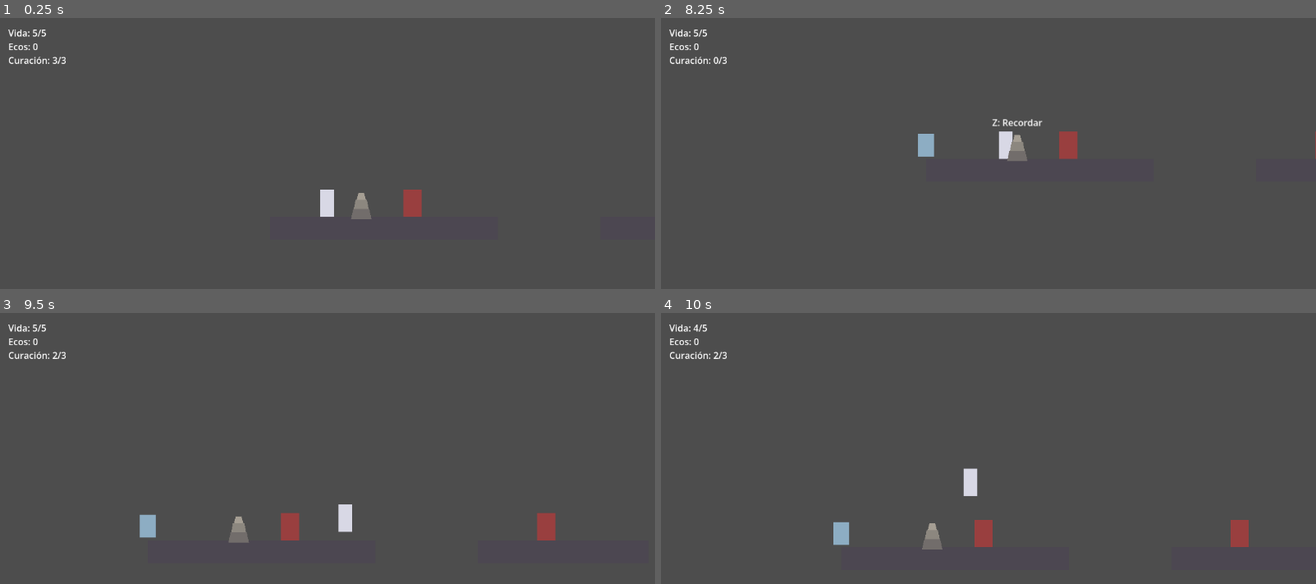
Above: before the commit, frames 1-4 (two rows, left to right).
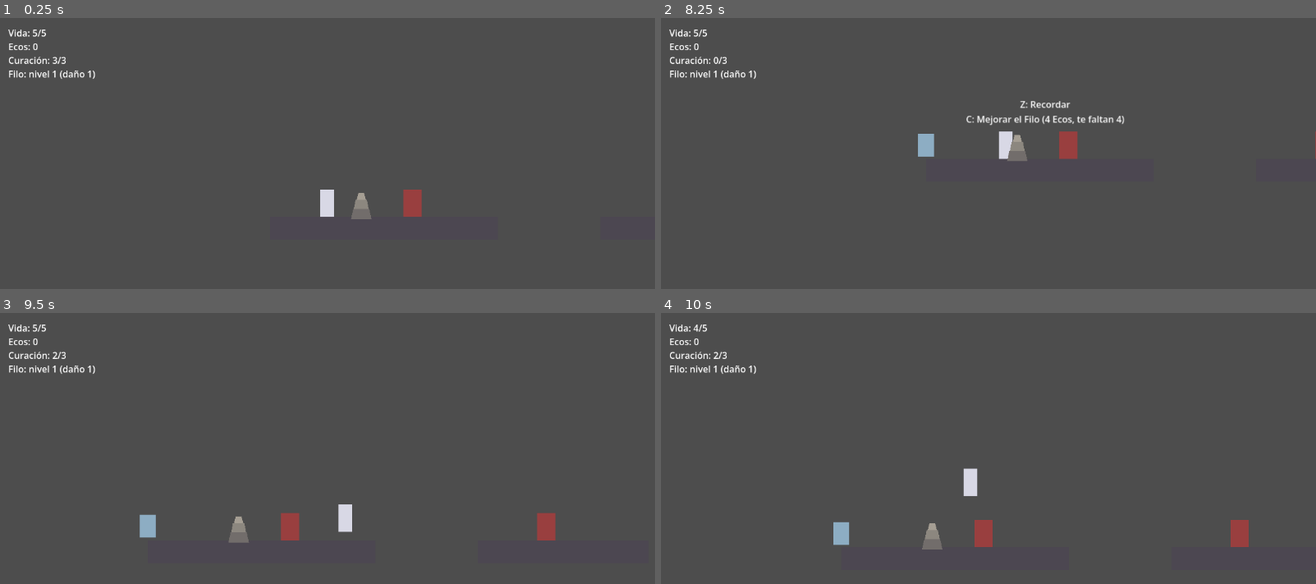
Above: after the commit, the same moments.

Repository: fcorguez92/desmemoria
Game: Godot game, scene res://game/levels/test_level.tscn
Two runs of this game, one before a commit and one after it. Both use one fixed random seed, a clock stepped at 60 frames per second and the inputs below.
Inputs:
- Up to frame 1 (0.25 s): no input
- Up to frame 2 (8.25 s): tap Enter (ui_accept) at 0.5, 0.77, 1.52, 3.02, 3.77, 4.52, 6.02, 6.77, 7.52 s; hold Right (ui_right) 0.53-2.03 s; tap H (heal) at 0.6, 1.55, 3.05, 3.6, 4.55, 5.1, 6.05, 7.55, 8.1 s; tap Z (interact) at 0.8, 1.35, 2.3, 3.8, 4.35, 5.3, 5.85, 6.8 s; hold Left (ui_left) 2.03-2.78 s; tap X (attack) at 2.1, 6.6 s; hold Right (ui_right) 2.78-4.28 s; tap Shift (dash) at 2.85, 7.35 s; hold Left (ui_left) 4.28-5.03 s; hold Right (ui_right) 5.03-5.78 s; hold Left (ui_left) 5.78-7.28 s; hold Right (ui_right) from 7.28 s (still down)
- Up to frame 3 (9.5 s): keep holding Right (ui_right); tap Z (interact) at 8.3, 8.85 s; tap Enter (ui_accept) at 9.02 s; tap H (heal) at 9.05 s
- Up to frame 4 (10 s): release Right (ui_right) at 9.53 s; hold Left (ui_left) from 9.53 s (still down); tap H (heal) at 9.6 s; tap Enter (ui_accept) at 9.77 s; tap Z (interact) at 9.8 s

The runs differ from the first frame. In frame 1, 0.2% of the frame differs, in the area x 1-15%, y 19-23%; in frame 2, 0.7%, in the area x 1-71%, y 19-40%; in frame 3, 0.2%; in frame 4, 0.2%.

Commit message:
Add weapon upgrades: spend Echoes at an Anchor to raise the Edge's damage.
TieredUpgrade (core) models levels with a cost and a value each. The
player charges the cost and applies the level's damage to the melee
attack; the game's Memory Anchor now inherits Checkpoint to offer the
upgrade with the C key and show its cost. Five levels (damage 1 to 5,
costs 4, 8, 14, 22), permanent across deaths. Adds an HUD line for the
weapon level and 14 smoke test checks (55 total). Docs, decision log and
CLAUDE.md (Spanish-from-Spain convention, local-only commits) updated.

Co-Authored-By: Claude Sonnet 5 <noreply@anthropic.com>

Diff:
--- /dev/null
+++ b/core/components/tiered_upgrade.gd
@@ -0,0 +1,41 @@
+class_name TieredUpgrade
+extends Node
+## Mejora por niveles: cada subida cuesta una cantidad y da un valor nuevo
+## (daño de un arma, vida máxima, alcance...).
+##
+## `values[0]` es el valor del nivel 0. `costs[i]` es lo que cuesta pasar del
+## nivel `i` al `i + 1`, así que `costs.size()` debe ser `values.size() - 1`.
+## No gestiona la moneda: el dueño comprueba si hay saldo y cobra.
+
+signal changed
+
+@export var values: PackedInt32Array = PackedInt32Array([1, 2, 3])
+@export var costs: PackedInt32Array = PackedInt32Array([5, 10])
+
+var level: int = 0
+
+
+func _ready() -> void:
+	assert(values.size() == costs.size() + 1, "TieredUpgrade: values debe tener un elemento más que costs")
+
+
+func current_value() -> int:
+	return values[level]
+
+
+func is_max() -> bool:
+	return level >= costs.size()
+
+
+## Coste de la siguiente subida, o -1 si ya está al máximo.
+func next_cost() -> int:
+	return -1 if is_max() else costs[level]
+
+
+## Sube un nivel. Devuelve false si ya estaba al máximo.
+func advance() -> bool:
+	if is_max():
+		return false
+	level += 1
+	changed.emit()
+	return true
--- a/core/objects/checkpoint.gd
+++ b/core/objects/checkpoint.gd
@@ -12,7 +12,9 @@
 ## al alcance, para indicar que se puede interactuar.
 @export var prompt: CanvasItem
 
-var _bodies_in_range: Array[Node] = []
+## Objetivos válidos que están ahora mismo dentro del área. Público para que
+## un checkpoint más específico (que herede de este) ofrezca más acciones.
+var targets_in_range: Array[Node] = []
 
 
 func _ready() -> void:
@@ -22,23 +24,23 @@
 
 
 func _physics_process(_delta: float) -> void:
-	if _bodies_in_range.is_empty() or not Input.is_action_just_pressed(action_interact):
+	if targets_in_range.is_empty() or not Input.is_action_just_pressed(action_interact):
 		return
-	for body in _bodies_in_range:
+	for body in targets_in_range:
 		body.rest_at(global_position)
 
 
 func _on_body_entered(body: Node) -> void:
 	if body.is_in_group(target_group) and body.has_method("rest_at"):
-		_bodies_in_range.append(body)
+		targets_in_range.append(body)
 		_update_prompt()
 
 
 func _on_body_exited(body: Node) -> void:
-	_bodies_in_range.erase(body)
+	targets_in_range.erase(body)
 	_update_prompt()
 
 
 func _update_prompt() -> void:
 	if prompt:
-		prompt.visible = not _bodies_in_range.is_empty()
+		prompt.visible = not targets_in_range.is_empty()
--- /dev/null
+++ b/game/memory_anchor/memory_anchor.gd
@@ -0,0 +1,17 @@
+extends Checkpoint
+## Ancla de Memoria: además de descansar (Z, lo hace Checkpoint), permite
+## gastar Ecos en mejorar el Filo (C).
+
+
+func _physics_process(delta: float) -> void:
+	super(delta)
+	if targets_in_range.is_empty():
+		return
+
+	var player := targets_in_range[0]
+	if Input.is_action_just_pressed("upgrade"):
+		player.try_upgrade_weapon()
+
+	var label := prompt as Label
+	if label:
+		label.text = "Z: Recordar\nC: %s" % player.upgrade_prompt()
--- a/game/memory_anchor/memory_anchor.tscn
+++ b/game/memory_anchor/memory_anchor.tscn
@@ -1,6 +1,6 @@
 [gd_scene load_steps=3 format=3]
 
-[ext_resource type="Script" path="res://core/objects/checkpoint.gd" id="1_checkpoint"]
+[ext_resource type="Script" path="res://game/memory_anchor/memory_anchor.gd" id="1_checkpoint"]
 
 [sub_resource type="RectangleShape2D" id="RectangleShape2D_anchor"]
 size = Vector2(48, 56)
@@ -26,9 +26,9 @@
 
 [node name="Prompt" type="Label" parent="."]
 visible = false
-offset_left = -44.0
-offset_top = -52.0
-offset_right = 44.0
+offset_left = -90.0
+offset_top = -84.0
+offset_right = 90.0
 offset_bottom = -28.0
 text = "Z: Recordar"
 horizontal_alignment = 1
--- a/game/player/player.gd
+++ b/game/player/player.gd
@@ -16,10 +16,12 @@
 @onready var melee: MeleeAttackComponent = $MeleeAttackComponent
 @onready var respawn: RespawnComponent = $RespawnComponent
 @onready var hit_flash: HitFlashComponent = $HitFlashComponent
+@onready var weapon: TieredUpgrade = $WeaponUpgrade
 @onready var visual: Polygon2D = $Visual
 @onready var health_label: Label = $HUD/HealthLabel
 @onready var ecos_label: Label = $HUD/EcosLabel
 @onready var heal_label: Label = $HUD/HealLabel
+@onready var weapon_label: Label = $HUD/WeaponLabel
 
 
 func _ready() -> void:
@@ -28,7 +30,8 @@
 	health.changed.connect(_update_hud)
 	health.damaged.connect(_on_damaged)
 	health.died.connect(die)
-	_update_hud()
+	weapon.changed.connect(_on_weapon_changed)
+	_on_weapon_changed()
 
 
 func _physics_process(delta: float) -> void:
@@ -64,6 +67,27 @@
 func add_ecos(amount: int) -> void:
 	ecos += amount
 	_update_hud()
+
+
+## Gasta Ecos en subir un nivel el Filo. Devuelve false si no se pudo
+## (sin Ecos suficientes o ya al máximo). Lo llama el Ancla de Memoria.
+func try_upgrade_weapon() -> bool:
+	if weapon.is_max() or ecos < weapon.next_cost():
+		return false
+	ecos -= weapon.next_cost()
+	weapon.advance()
+	_update_hud()
+	return true
+
+
+## Texto de la opción de mejora que muestra el Ancla.
+func upgrade_prompt() -> String:
+	if weapon.is_max():
+		return "El Filo está al máximo"
+	var cost := weapon.next_cost()
+	if ecos >= cost:
+		return "Mejorar el Filo (%d Ecos)" % cost
+	return "Mejorar el Filo (%d Ecos, te faltan %d)" % [cost, cost - ecos]
 
 
 func die() -> void:
@@ -102,7 +126,13 @@
 	hit_flash.flash()
 
 
+func _on_weapon_changed() -> void:
+	melee.damage = weapon.current_value()
+	_update_hud()
+
+
 func _update_hud() -> void:
 	health_label.text = "Vida: %d/%d" % [health.health, health.max_health]
 	ecos_label.text = "Ecos: %d" % ecos
 	heal_label.text = "Curación: %d/%d" % [health.heal_charges, health.max_heal_charges]
+	weapon_label.text = "Filo: nivel %d (daño %d)" % [weapon.level + 1, weapon.current_value()]
--- a/game/player/player.tscn
+++ b/game/player/player.tscn
@@ -8,6 +8,7 @@
 [ext_resource type="Script" path="res://core/components/camera_look_component.gd" id="6_camera_look"]
 [ext_resource type="Script" path="res://core/components/respawn_component.gd" id="7_respawn"]
 [ext_resource type="Script" path="res://core/components/hit_flash_component.gd" id="8_flash"]
+[ext_resource type="Script" path="res://core/components/tiered_upgrade.gd" id="9_upgrade"]
 
 [sub_resource type="CapsuleShape2D" id="CapsuleShape2D_1"]
 radius = 12.0
@@ -63,6 +64,11 @@
 script = ExtResource("8_flash")
 target = NodePath("../Visual")
 
+[node name="WeaponUpgrade" type="Node" parent="."]
+script = ExtResource("9_upgrade")
+values = PackedInt32Array(1, 2, 3, 4, 5)
+costs = PackedInt32Array(4, 8, 14, 22)
+
 [node name="HUD" type="CanvasLayer" parent="."]
 
 [node name="HealthLabel" type="Label" parent="HUD"]
@@ -79,3 +85,8 @@
 offset_left = 16.0
 offset_top = 64.0
 text = "Curación: 3/3"
+
+[node name="WeaponLabel" type="Label" parent="HUD"]
+offset_left = 16.0
+offset_top = 88.0
+text = "Filo: nivel 1 (daño 1)"
--- a/project.godot
+++ b/project.godot
@@ -36,3 +36,8 @@
 "events": [Object(InputEventKey,"resource_local_to_scene":false,"resource_name":"","device":-1,"window_id":0,"alt_press …(190 unchanged characters)…
 ]
 }
+upgrade={
+"deadzone": 0.5,
+"events": [Object(InputEventKey,"resource_local_to_scene":false,"resource_name":"","device":-1,"window_id":0,"alt_pressed":false,"shift_pressed":false,"ctrl_pressed":false,"meta_pressed":false,"pressed":false,"keycode":0,"physical_keycode":67,"key_label":0,"unicode":0,"location":0,"echo":false,"script":null)
+]
+}
--- a/tests/smoke_test.gd
+++ b/tests/smoke_test.gd
@@ -33,6 +33,7 @@
 	await _test_checkpoint_heals_and_moves_respawn()
 	await _test_enemy_reward_and_contact_damage()
 	await _test_enemies_respawn_on_rest_and_death()
+	await _test_weapon_upgrade_at_anchor()
 	await _test_dash_gates_the_far_platform()
 
 
@@ -163,6 +164,49 @@
 		if child is EntitySpawner and is_instance_valid(child.instance):
 			count += 1
 	_check(count == 3, "los tres generadores tienen un enemigo vivo")
+
+
+func _test_weapon_upgrade_at_anchor() -> void:
+	await _fresh_level("Mejora del Filo con Ecos")
+	var weapon: TieredUpgrade = _player.weapon
+	_check(weapon.level == 0 and _player.melee.damage == 1, "el Filo empieza en el nivel 1 con daño 1")
+
+	_player.add_ecos(3)
+	_check(not _player.try_upgrade_weapon(), "no se puede mejorar sin Ecos suficientes")
+	_check(_player.ecos == 3 and weapon.level == 0, "una mejora fallida no cobra nada")
+	_check("te faltan 1" in _player.upgrade_prompt(), "el aviso indica cuántos Ecos faltan")
+
+	_player.add_ecos(1)
+	_check(_player.try_upgrade_weapon(), "se puede mejorar con Ecos suficientes")
+	_check(_player.ecos == 0 and weapon.level == 1, "mejorar cobra el coste y sube un nivel")
+	_check(_player.melee.damage == 2, "el ataque usa el daño del nuevo nivel")
+
+	_player.health.take_hit(99)
+	await _wait(2)
+	_check(weapon.level == 1 and _player.melee.damage == 2, "morir no pierde las mejoras")
+
+	# Desde el Ancla: la tecla de mejora funciona solo estando al alcance.
+	var anchor: Node2D = _level.get_node("MemoryAnchor2")
+	_player.add_ecos(8)
+	Input.action_press("upgrade")
+	await _wait(2)
+	Input.action_release("upgrade")
+	_check(weapon.level == 1, "la mejora no funciona lejos de un Ancla")
+	_player.global_position = anchor.global_position
+	await _wait(10)
+	_check("Mejorar el Filo" in anchor.get_node("Prompt").text, "el Ancla muestra la opción de mejora")
+	Input.action_press("upgrade")
+	await _wait(2)
+	Input.action_release("upgrade")
+	await _wait(2)
+	_check(weapon.level == 2 and _player.ecos == 0, "la tecla de mejora en el Ancla mejora el Filo")
+
+	while not weapon.is_max():
+		weapon.advance()
+	_player.add_ecos(100)
+	_check(not _player.try_upgrade_weapon(), "no se puede pasar del nivel máximo")
+	_check(_player.melee.damage == 5, "el nivel máximo da el daño máximo")
+	_check(_player.upgrade_prompt() == "El Filo está al máximo", "el aviso indica que está al máximo")
 
 
 func _test_dash_gates_the_far_platform() -> void:
Not shown, added: core/components/tiered_upgrade.gd.uid
Not shown, added: game/memory_anchor/memory_anchor.gd.uid
Not shown: 1 places in game/player/player.tscn that only renumber resources
Not shown, changed: CLAUDE.md
Not shown, changed: README.md
Not shown, changed: core/README.md
Not shown, changed: docs/arquitectura.md
Not shown, changed: docs/decisiones.md
Not shown, changed: docs/estado.md
Not shown, changed: docs/nucleo-jugable.md
